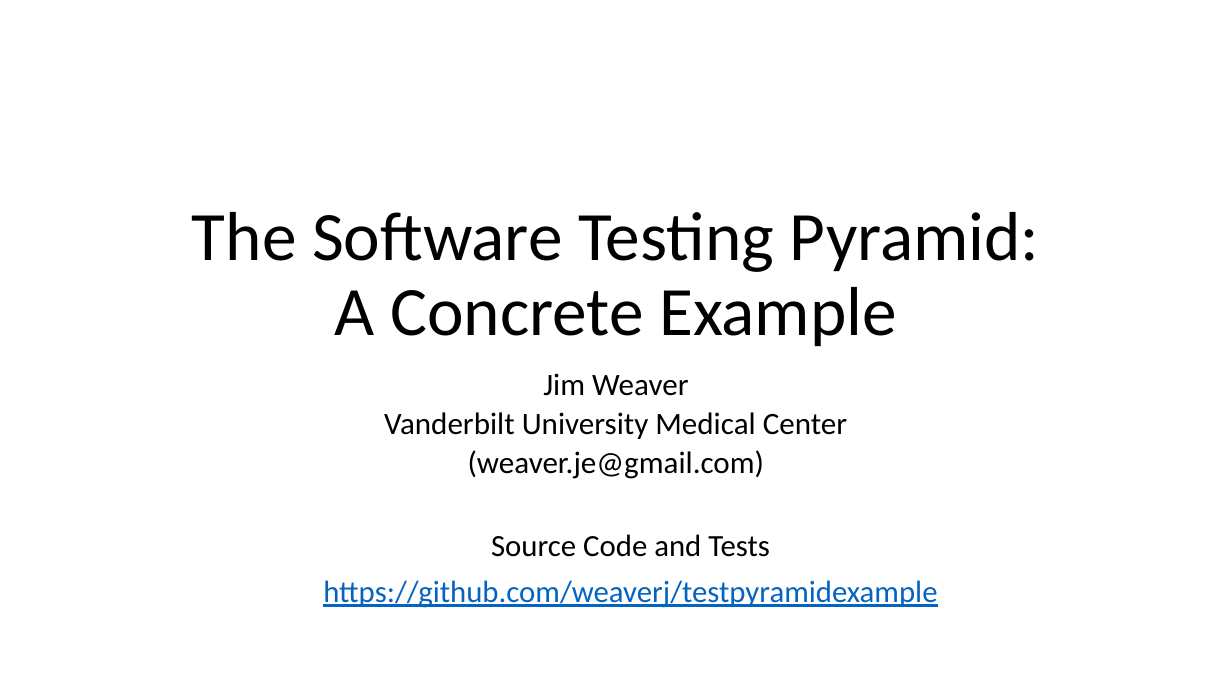
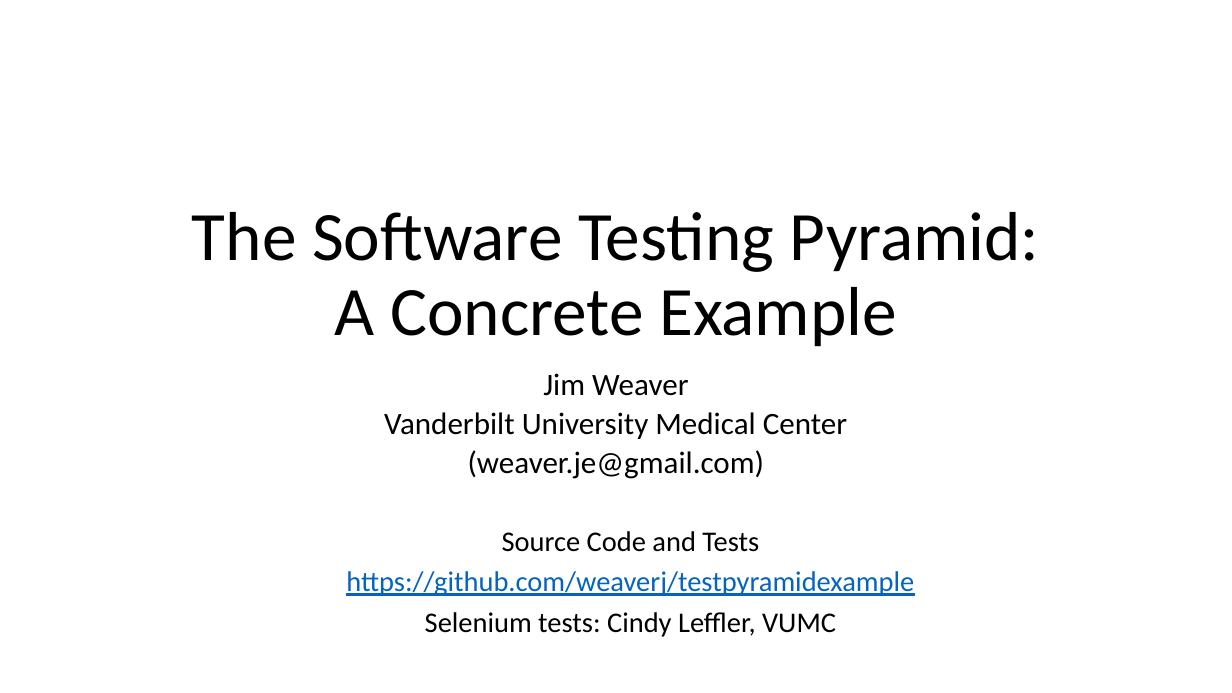
Before and after one commit to weaverj/testpyramidexample, a slide deck: slide 1 of Test Pyramid Presentation.pptx. Drawn at 1232x693 pixels with LibreOffice and Linux fonts; fonts in the diff are those of the drawing; background and template pictures are left out. Boxes give left, top, right and bottom in pixels: in the first picture for what was removed or moved away, otherwise in the second. Text is boxed around its words. In the diff, an @@ line names an element or a change of style, - is before the commit and + after.

```diff
--- a/Test Pyramid Presentation.pptx
+++ b/Test Pyramid Presentation.pptx
@@ text at [346,531,914,596]: size 24 to 22.2 pt in "Source Code and Tests", "https://github.com/weaverj/testpyramidexample"; line spacing 0.9 to 0.8 @@
@@ text at [425,612,836,637]: paragraph added @@
+Selenium tests: Cindy Leffler, VUMC
```
Also in this commit, not shown: 2 other slides changed, 4 slides added, 3 slides removed.
